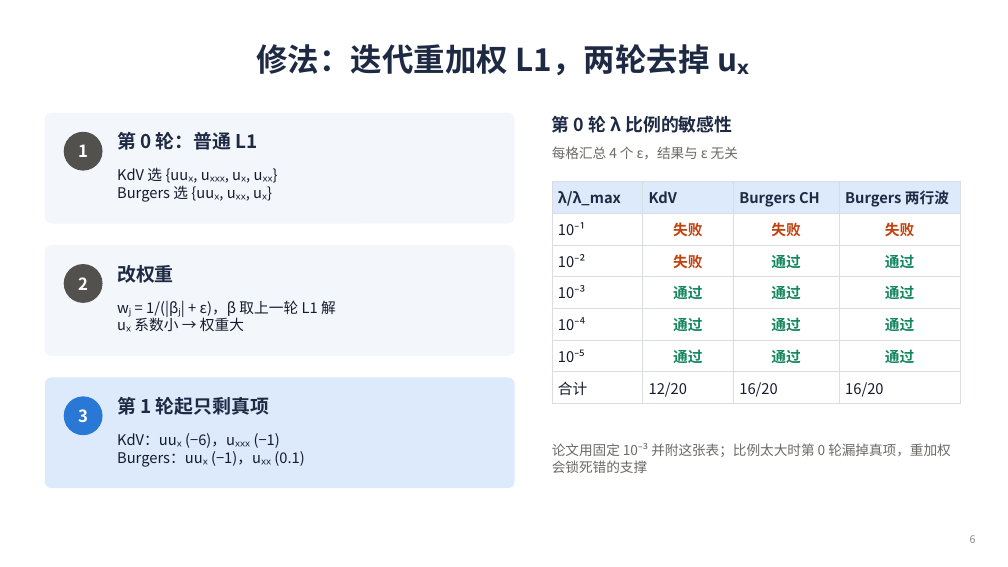
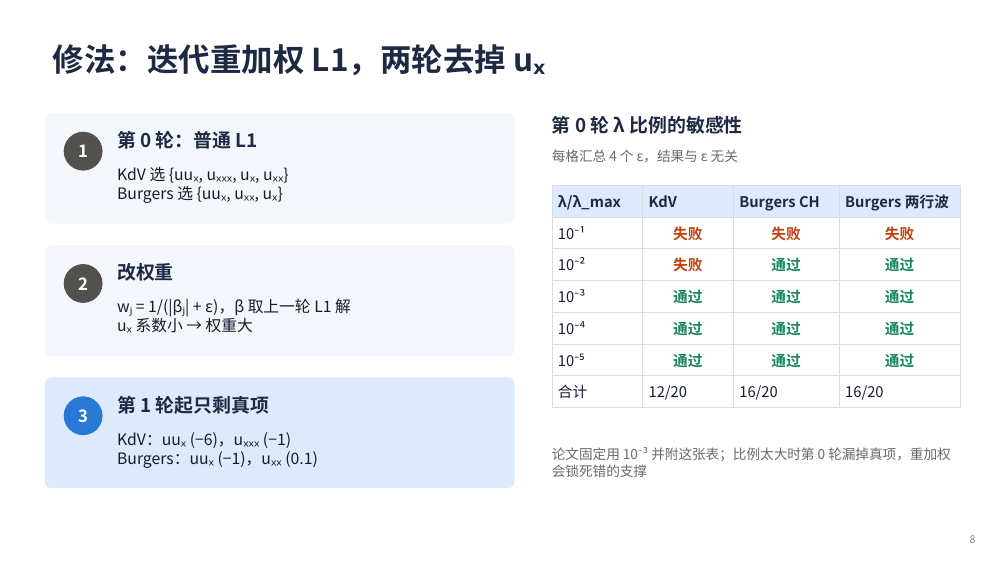
Before and after one commit to changsongjin/pde-l1-analytic, a slide deck: slide 8 of slides/PDE_L1_进展汇报.pptx (slide 6 before the commit). Drawn at 1008x567 pixels with LibreOffice and Linux fonts; fonts in the diff are those of the drawing. Boxes give left, top, right and bottom in pixels: in the first picture for what was removed or moved away, otherwise in the second. Text is boxed around its words. In the diff, an @@ line names an element or a change of style, - is before the commit and + after.

```diff
--- a/slides/PDE_L1_进展汇报.pptx
+++ b/slides/PDE_L1_进展汇报.pptx
@@ title "修法：迭代重加权 L1，两轮去掉 uₓ" at <box>53,44,545,75</box>: alignment centre to left @@
@@ text "第 0 轮 λ 比例的敏感性" at <box>552,116,742,134</box>: size 17 to 18 pt @@
@@ table: place and size @@
-table at <box>552,181,960,401</box>
+table at <box>552,185,960,404</box>
@@ size 14 to 15 pt in 3 elements at <box>117,167,193,203</box>, <box>136,299,351,333</box>, <box>117,432,317,468</box> @@
@@ text at <box>552,447,951,477</box>: text changed @@
-论文用固定 10⁻³ 并附这张表；比例太大时第 0 轮漏掉真项，重加权会锁死错的支撑
+论文固定用 10⁻³ 并附这张表；比例太大时第 0 轮漏掉真项，重加权会锁死错的支撑
```
Also in this commit, not shown: 12 other slides changed, 3 slides added, 9 other files.
